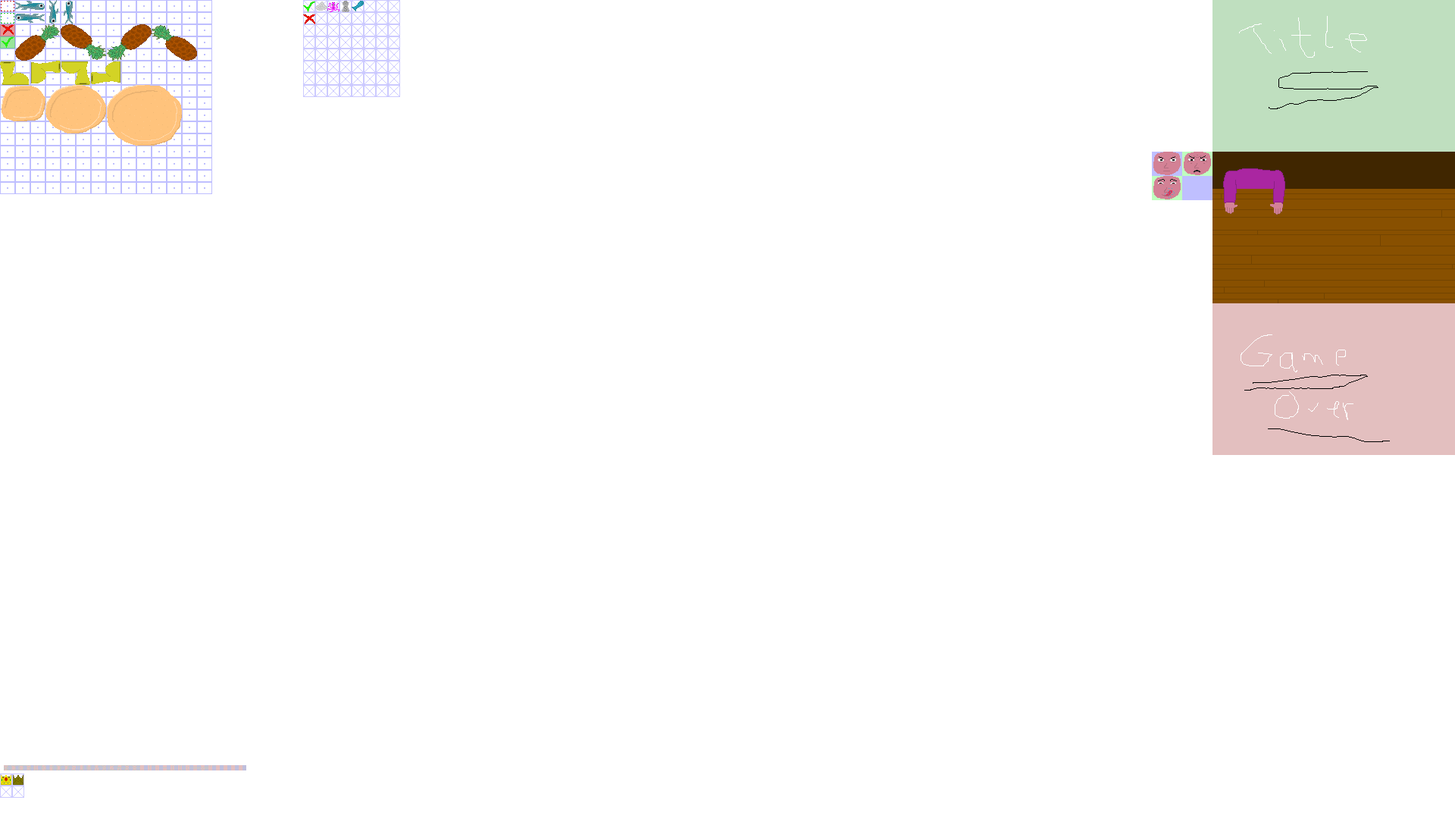
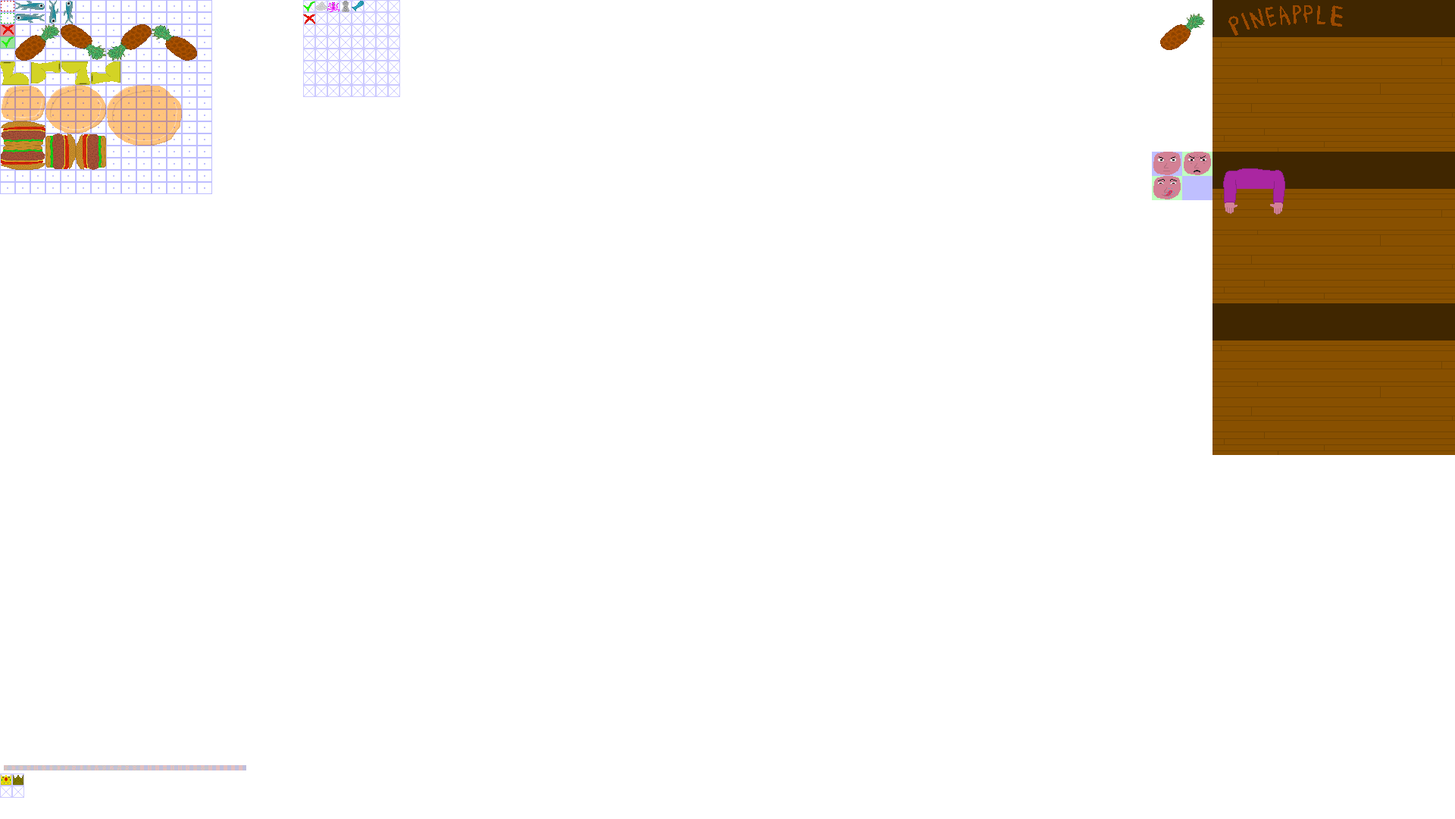
Layers edited between the first and the second w=1455, h=819 image:
added group "game_over" with 1 layers in group "backgrounds" over [1212, 303, 1455, 455]
added layer "game_over_table" in group "game_over" over [1212, 303, 1455, 455]
added group "title" with 2 layers in group "backgrounds" over [1160, 0, 1455, 152]
added layer "logo" in group "title" over [1160, 5, 1344, 51]
added layer "title_table" in group "title" over [1212, 0, 1455, 152]
renamed "table" to "playing_table", painted on it over [1212, 15, 1455, 442]
painted on "pizzagrid" over [0, 121, 107, 170]
moved "helpers" above "pizzas", painted on it over [0, 0, 1455, 455]
